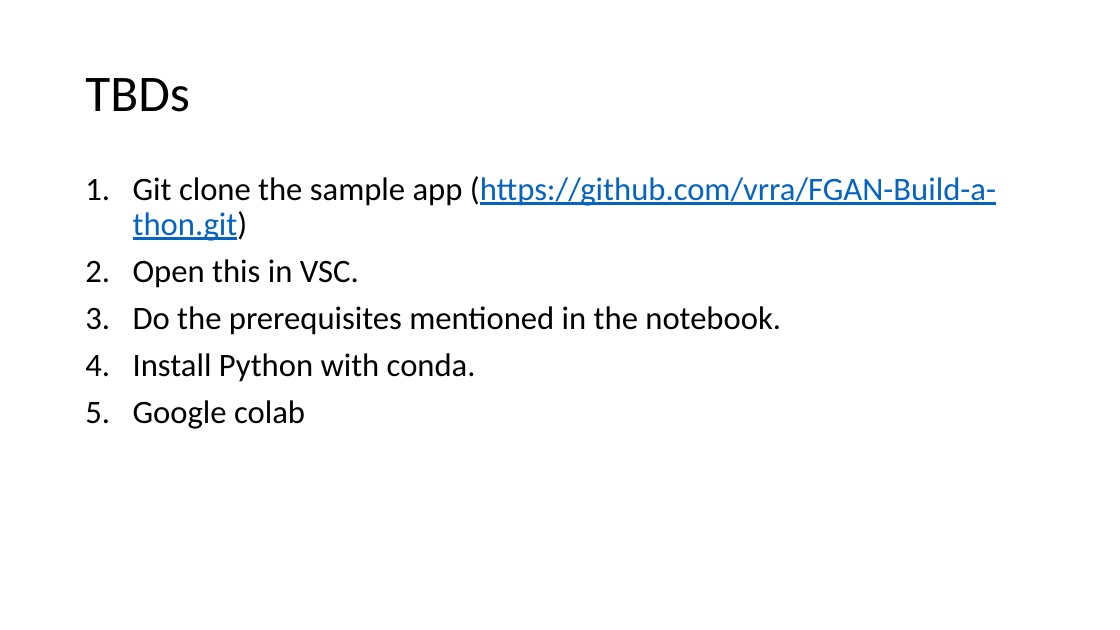
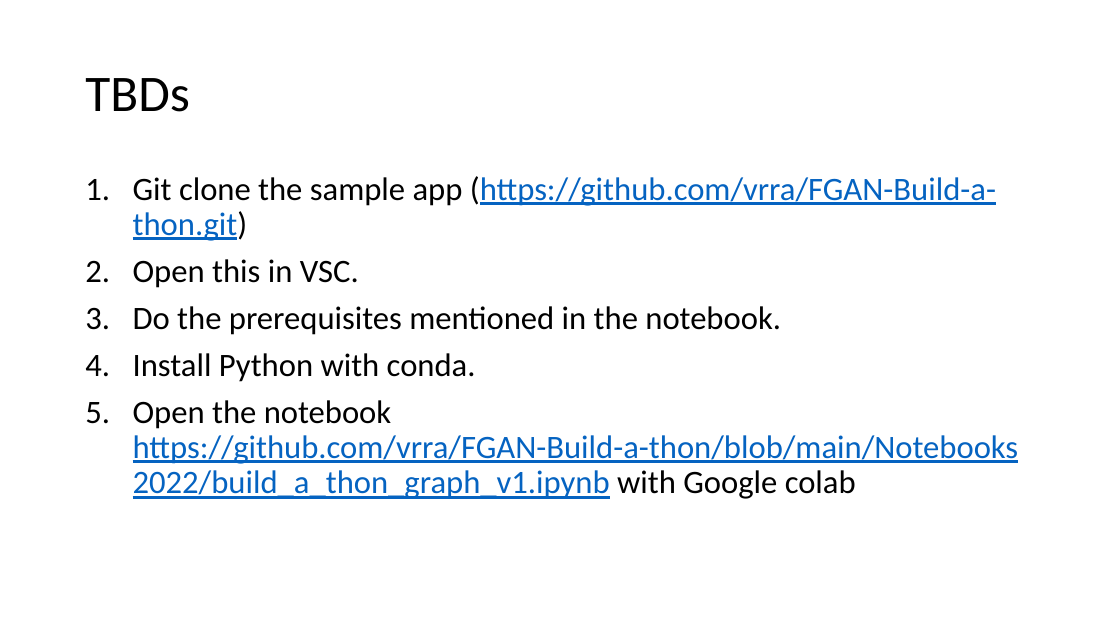
Before and after one commit to CrashingGuru/FGAN-Build-a-thon, a slide deck: slide 7 of Docs/Software-tools-overview-for-chat-app.pptx. Drawn at 1120x630 pixels with LibreOffice and Linux fonts; fonts in the diff are those of the drawing. Boxes give left, top, right and bottom in pixels: in the first picture for what was removed or moved away, otherwise in the second. Text is boxed around its words. In the diff, an @@ line names an element or a change of style, - is before the commit and + after.

```diff
--- a/Docs/Software-tools-overview-for-chat-app.pptx
+++ b/Docs/Software-tools-overview-for-chat-app.pptx
@@ text at <box>133,400,1019,499</box>: text changed; text colour #000000 to #0563C1 @@
-5. Google colab
+5. Open the notebook https://github.com/vrra/FGAN-Build-a-thon/blob/main/Notebooks2022/build_a_thon_graph_v1.ipynb with Google colab
```
Also in this commit, not shown: 1 slide added.
